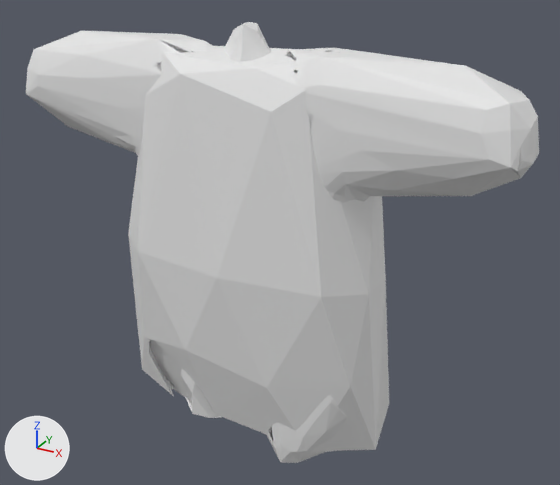
Two versions of the glTF model maybraid/assets/characters/clothes/body/wumbus_biped_full_body/robe.glb, one commit apart.
Camera for both pictures: a 50 mm lens placed at (1.68, -2.77, 1.47), pointed at (0.09, 0.11, 0.03). Arrows for +X, +Y and +Z are at lower left; the lights stay in place. The picture after the commit comes second. Vertices at exactly the same position are counted once.

In view in the first picture: 'Coat', 'Coat.001'.
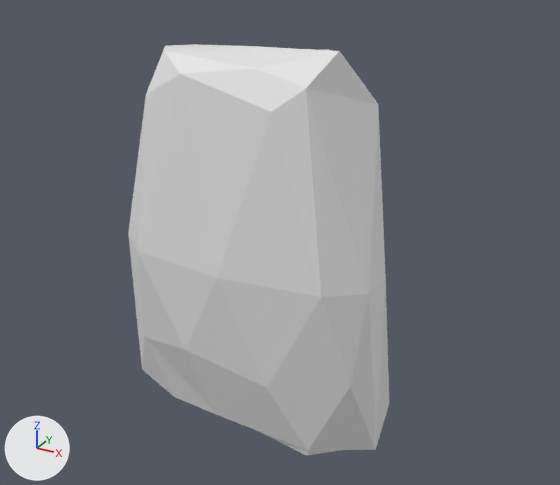
Boxes [x1, y1, x2, y2] around the edits, measured in the pictures (560 x 485 px):
'Coat', reshaped
    before: [128, 46, 389, 451]
    after: [128, 44, 389, 451]
'Coat.001', reshaped (mostly hidden afterwards)
    before: [26, 22, 539, 463]
    after: [256, 49, 340, 455]
part 1 of me_coat_002, cut back
    before: [128, 46, 386, 451]
    after: [142, 44, 378, 451]

The change, as a diff of the scene's bpy script:
```diff
--- a/maybraid/assets/characters/clothes/body/wumbus_biped_full_body/robe.glb.py
+++ b/maybraid/assets/characters/clothes/body/wumbus_biped_full_body/robe.glb.py
@@ me_coat_002 @@
 # used by ob_coat; location = (0.0, 0.0, 0.0)
-me_coat_002.from_pydata(...)  # 1088 vertices, 2184 faces; spans x -0.71..0.65, y -0.29..0.38, z -0.88..0.95
+me_coat_002.from_pydata(...)  # 42 vertices, 80 faces; spans x -0.71..0.65, y -0.29..0.38, z -0.89..0.95
+# me_coat_002 part 1: 1 vertex moved within x -0.35, y -0.11, z 0.9; 1044 vertices removed from x -0.6..0.6, y -0.23..0.23, z -0.88..0.94; 7 vertices added at x -0.51..0.41, y -0.15..0.12, z -0.89..0.95
+# other edits to the shape of me_coat_002 do not show in these pictures
@@ me_icosphere_005 @@
 # used by ob_coat_001; location = (0.0, 0.0, 0.0)
-me_icosphere_005.from_pydata(...)  # 2696 vertices, 7809 faces; spans x -1.2..1.2, y -0.26..0.34, z -1.04..1.03
+me_icosphere_005.from_pydata(...)  # 42 vertices, 80 faces; spans x -0.64..0.59, y -0.26..0.34, z -0.92..0.95
+# me_icosphere_005 part 2: 2661 vertices removed from x -1.2..1.2, y -0.23..0.23, z -1.04..1.03; 7 vertices added at x -0.46..0.36, y -0.17..0.16, z -0.92..0.95
```
